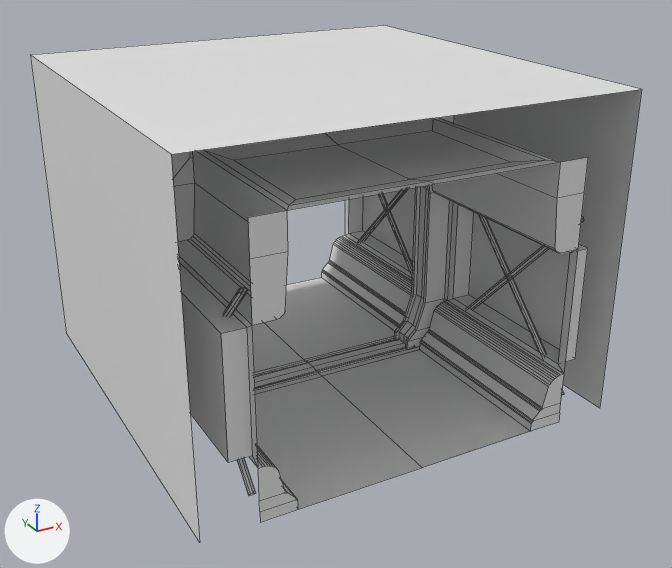
A saved change to the Blender file Assets/Models/Blender/BorderHallway.blend.
Before and after are seen from a 50 mm camera at (-3.82, -7.44, 4.59) aimed at (0.11, -0.3, 1.02). The axes (+X, +Y, +Z) are drawn at lower left. The lights are the same throughout. Mesh edges are drawn as thin lines.

Objects in the first picture: 'Hallway', 'ShadowPlane'.
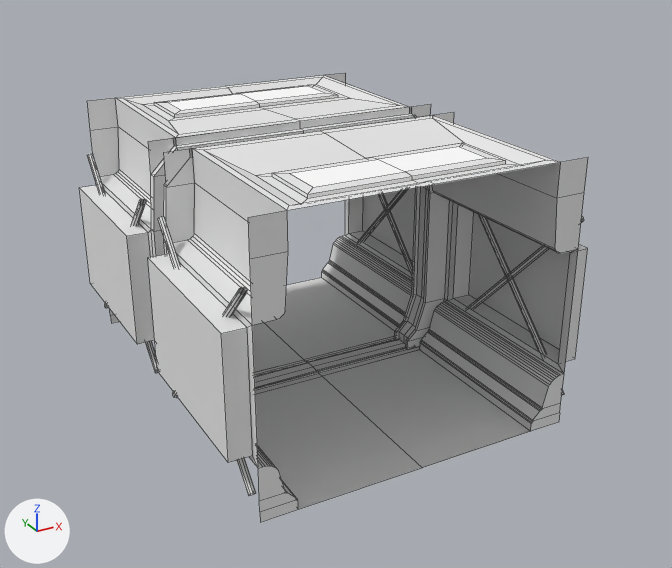
Where the change shows, as pixel boxes (x1, y1, x2, y2) in the pictures (672 x 568 px):
'Hallway', reshaped
    before: (171, 115, 588, 522)
    after: (79, 73, 588, 522)
'ShadowPlane', hidden
    before: (30, 25, 642, 543)
part 1 of me_plane, built on
    before: (204, 118, 547, 205)
    after: (125, 77, 547, 205)

The change, as a list of edits to the scene's bpy script:
```text
Add mat_light:
    mat_light = diffuse_material('Light')
    mat_light.base_color = (1.0, 1.0, 1.0)  # white #ffffff
Add mat_base:
    mat_base = diffuse_material('Base')
    mat_base.base_color = (0.8, 0.8, 0.8)  # white #e7e7e7
Change me_plane:
    where me_plane.from_pydata(...)  # 200 vertices, 142 faces; spans x 0.0..1.7, y -2.0..0.0, z 0.0..2.5
    used by ob_hallway; location = (0.0, 0.0, 0.0)
    verts and faces of me_plane; kept vertices keep their numbers, new ones are numbered from 200
    before: 196 (0.98, -0.52, 2.45) at pixel (432, 130), 197 (0.98, -1.68, 2.45) at pixel (511, 162), 198 (0.0, -0.52, 2.45) at pixel (337, 144), 199 (0.0, -1.68, 2.45) at pixel (410, 179)
    me_plane part 1
    add delete_faces([(196, 197, 199, 198)])
    add verts[196] = (1.0, -1.0, 2.45)  # moved, pixel (464, 142)
    add verts[197] = (1.0, -1.8, 2.45)  # moved, pixel (523, 165)
    add verts[198] = (0.0, -1.0, 2.45)  # moved, pixel (365, 158)
    add verts[199] = (0.0, -1.8, 2.45)  # moved, pixel (419, 183)
    add verts[200] = (0.0, -1.1, 2.45)
    add verts[201] = (0.0, -1.7, 2.45)  # pixel (412, 180)
    add verts[202] = (0.0, -1.1, 2.48)  # pixel (372, 157)
    add verts[203] = (0.0, -1.7, 2.48)  # pixel (412, 176)
    add for new, old in zip([*range(204, 208)], [*range(200, 204)]): verts[new] = verts[old] + (0.9, 0.0, 0.0)
    add verts[208] = (0.8, -1.2, 2.49)  # pixel (459, 146)
    add verts[209] = (0.8, -1.6, 2.49)  # pixel (488, 158)
    add verts[210] = (0.0, -1.2, 2.49)  # pixel (378, 159)
    add verts[211] = (0.0, -1.6, 2.49)  # pixel (405, 171)
    add faces += [(196, 204, 200, 198), (200, 204, 206, 202), (197, 199, 201, 205), (196, 197, 205, 204), (202, 206, 208, 210), (201, 203, 207, 205)]  # mat_base (white #e7e7e7)
    add faces += [(204, 205, 207, 206), (203, 211, 209, 207), (206, 207, 209, 208)]  # mat_base (white #e7e7e7)
    add faces += [(208, 209, 211, 210)]  # mat_light (white #ffffff)
    add me_plane.materials.append(mat_base)  # white #e7e7e7
    add me_plane.materials.append(mat_light)  # white #ffffff
Change ob_shadowplane:
    add ob_shadowplane.hide_set(True)  # its collection is switched off
```
